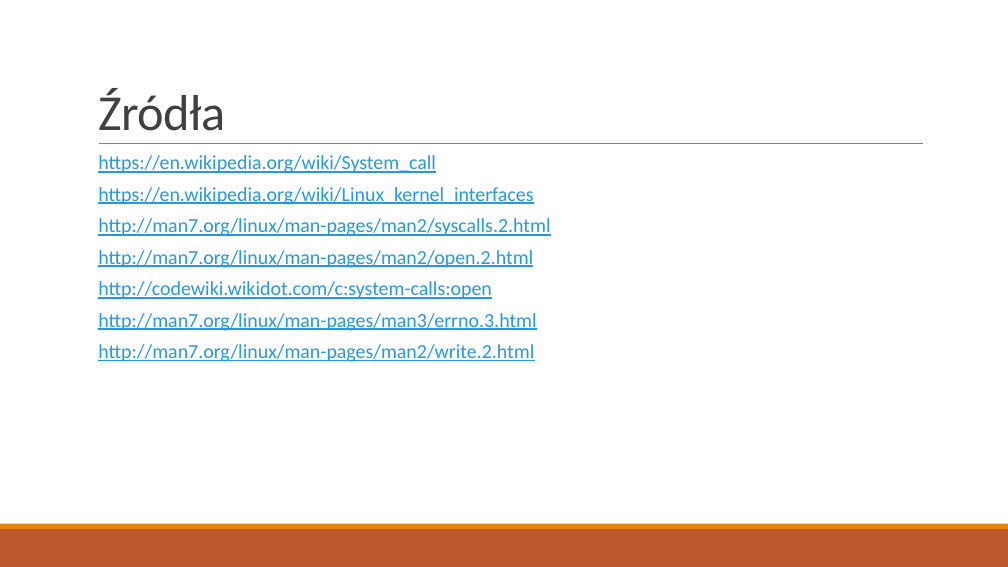
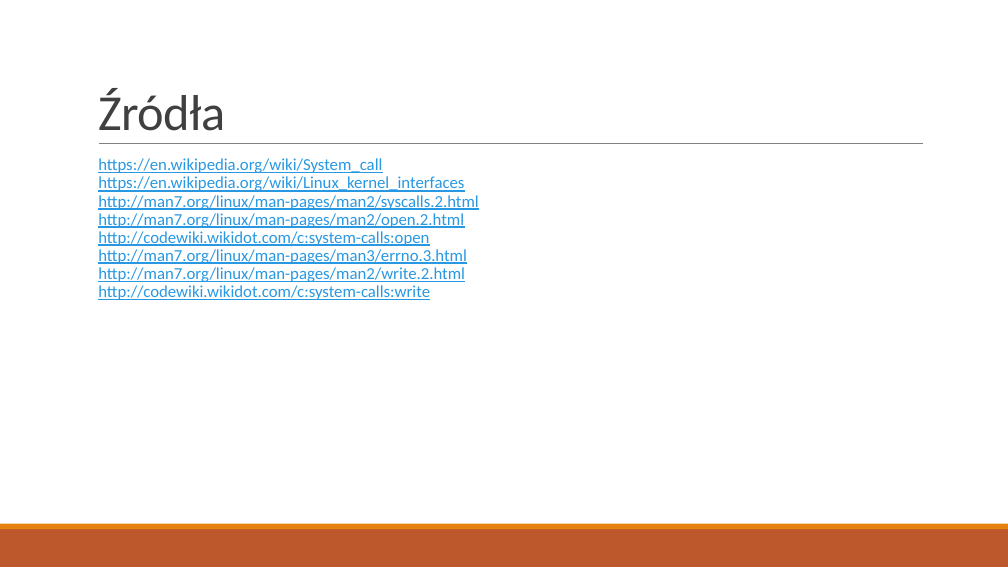
Before and after one commit to Epacik/ZaliczenieSystemowOperacyjnych, a slide deck: slide 6 of Projekt - Damian Kuśmierz.pptx (slide 8 before the commit). Drawn at 1008x567 pixels with LibreOffice and Linux fonts; fonts in the diff are those of the drawing. Boxes give left, top, right and bottom in pixels: in the first picture for what was removed or moved away, otherwise in the second. Text is boxed around its words. In the diff, an @@ line names an element or a change of style, - is before the commit and + after.

```diff
--- a/Projekt - Damian Kuśmierz.pptx
+++ b/Projekt - Damian Kuśmierz.pptx
@@ text at [98, 158, 479, 300]: text changed; size 19 to 16 pt @@
-  https://en.wikipedia.org/wiki/System_call
-  https://en.wikipedia.org/wiki/Linux_kernel_interfaces
-  http://man7.org/linux/man-pages/man2/syscalls.2.html
-  http://man7.org/linux/man-pages/man2/open.2.html
-  http://codewiki.wikidot.com/c:system-calls:open
-  http://man7.org/linux/man-pages/man3/errno.3.html
-  http://man7.org/linux/man-pages/man2/write.2.html
+  https://en.wikipedia.org/wiki/System_call
+  https://en.wikipedia.org/wiki/Linux_kernel_interfaces
+  http://man7.org/linux/man-pages/man2/syscalls.2.html
+  http://man7.org/linux/man-pages/man2/open.2.html
+  http://codewiki.wikidot.com/c:system-calls:open
+  http://man7.org/linux/man-pages/man3/errno.3.html
+  http://man7.org/linux/man-pages/man2/write.2.html
+  http://codewiki.wikidot.com/c:system-calls:write
```
Also in this commit, not shown: 1 slide added, 4 slides removed, 1 other file.
